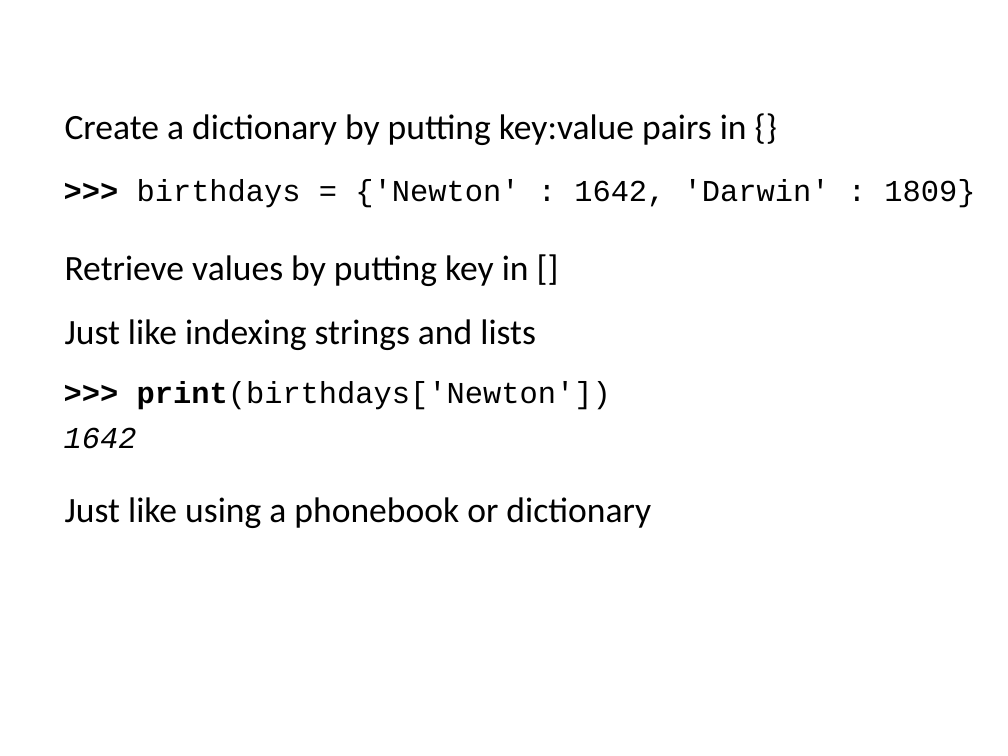
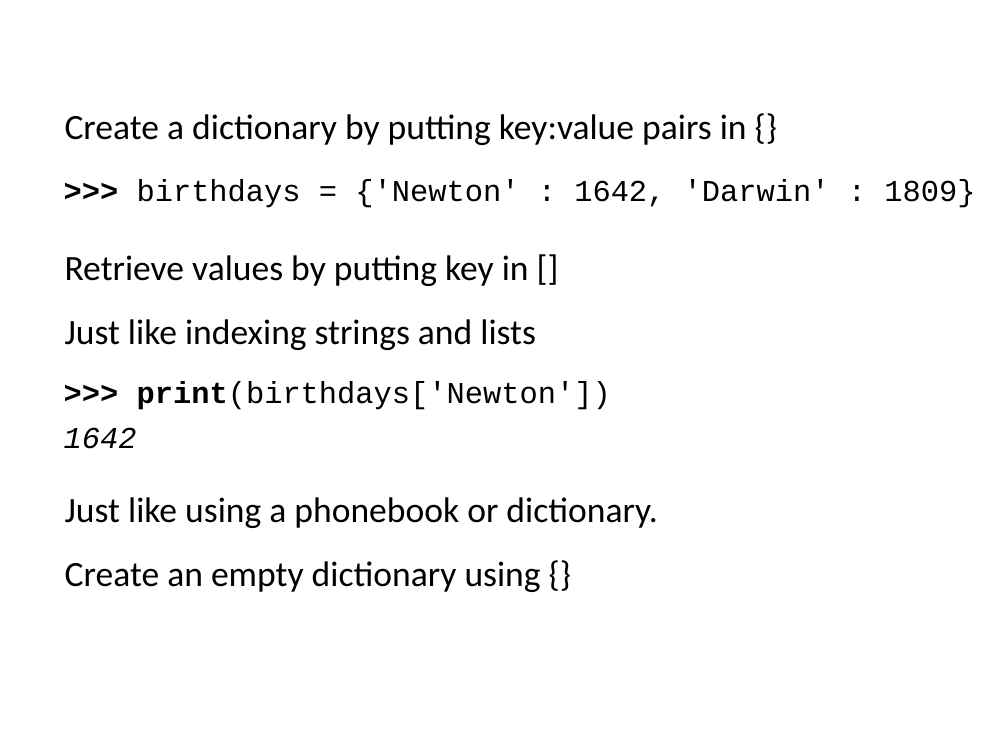
Before and after one commit to ncasuk/ncas-isc, a slide deck: slide 14 of python-intro/slides/11_ceda-sets__dicts.pptx. Drawn at 1008x756 pixels with LibreOffice and Linux fonts; fonts in the diff are those of the drawing; background and template pictures are left out. Boxes give left, top, right and bottom in pixels: in the first picture for what was removed or moved away, otherwise in the second. Text is boxed around its words. In the diff, an @@ line names an element or a change of style, - is before the commit and + after.

```diff
--- a/python-intro/slides/11_ceda-sets__dicts.pptx
+++ b/python-intro/slides/11_ceda-sets__dicts.pptx
@@ text at [65, 497, 657, 592]: text changed @@
-Just like using a phonebook or dictionary
+Just like using a phonebook or dictionary.
+Create an empty dictionary using {}
```
Also in this commit, not shown: 2 other slides changed, 1 other file.
